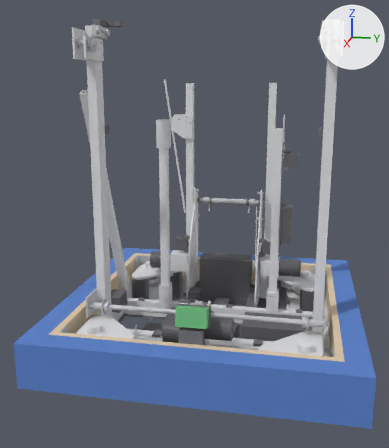
One commit to the glTF model ascope/Robot_ClaudeBot/model.glb: the scene before it, then after it.
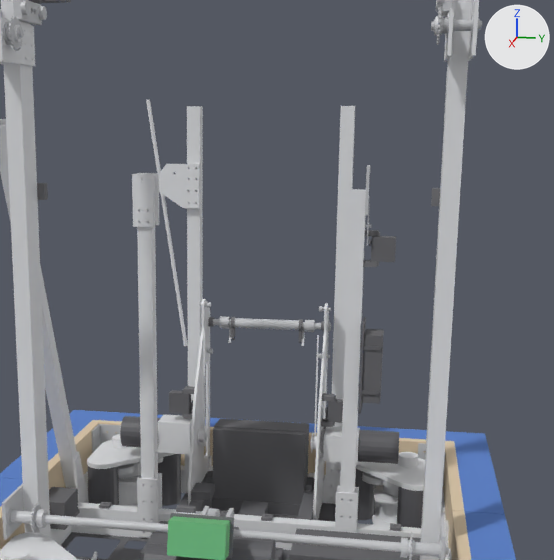
Each version is shown whole from a 50 mm lens placed at (1.577, 0.255, 0.795), pointed at (0.032, -0.054, 0.408), then close up on the part from 22% to 99% of the width and 6% to 73% of the height. Every picture has the same lights, and +X, +Y and +Z are marked at upper right. The last two pictures show the newer version. Vertices at exactly the same position are counted once.

The older version as bpy lines, for what is in view:
```python
me_mesh_0 = bpy.data.meshes.new('Mesh_0')
me_mesh_0.from_pydata(...)  # 59219 vertices, 127181 faces; spans x -0.438..0.438, y -0.438..0.438, z 0.001..0.988
me_mesh_0.materials.append(mat_material_0)  # white #e1edf6
me_mesh_0.materials.append(mat_material_1)  # blue #5981cb
me_mesh_0.materials.append(mat_material_2)  # beige #ddc8aa
me_mesh_0.materials.append(mat_material_3)  # green #6fb386
me_mesh_0.materials.append(mat_material_4)  # dark grey #59595d
me_mesh_0.materials.append(mat_material_5)  # green #6cbc7c
me_mesh_0.materials.append(mat_material_6)  # grey #737376
me_mesh_0.materials.append(mat_material_7)  # dark grey #656569
me_mesh_0.materials.append(mat_material_8)  # light grey #c4c5c8
me_mesh_0.materials.append(mat_material_9)  # white #e2e3e6
ob_mesh_0 = bpy.data.objects.new('Mesh_0', me_mesh_0)
ob_mesh_0.location = (0.0, 0.0, 0.0)
```
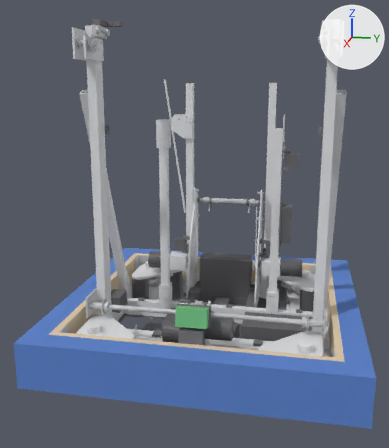
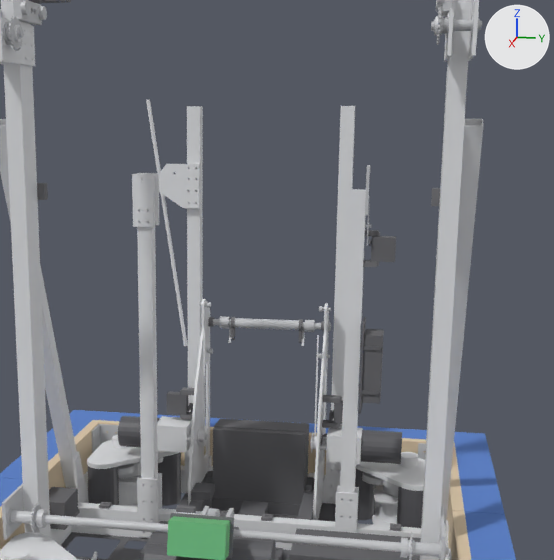
The change, as a list of edits to the scene's bpy script:
```text
Change me_mesh_0:
    used by ob_mesh_0; location = (0.0, 0.0, 0.0)
    remove me_mesh_0.from_pydata(...)  # 59219 vertices, 127181 faces; spans x -0.438..0.438, y -0.438..0.438, z 0.001..0.988
    add me_mesh_0.from_pydata(...)  # 60543 vertices, 130140 faces; spans x -0.438..0.438, y -0.438..0.438, z 0.001..0.988
    me_mesh_0 part 1: the loose piece of 42 vertices spanning x -0.27..-0.21, y 0.192..0.266, z 0.171..0.231 is moved by (0.0, 0.005, 0.0)
    me_mesh_0 part 2: the loose piece of 42 vertices spanning x -0.27..-0.21, y -0.266..-0.192, z 0.171..0.231 is moved by (0.0, -0.005, 0.0)
    me_mesh_0 part 3: the loose piece of 66 vertices spanning x -0.248..-0.227, y 0.129..0.172, z 0.24..0.294 is moved by (-0.021, 0.01, -0.008)
    me_mesh_0 part 4: the loose piece of 84 vertices spanning x -0.227..-0.217, y 0.121..0.129, z 0.178..0.187 is scaled about its middle by (1, 1.67, 1), then moved by (0.007, 0.003, 0.018)
    me_mesh_0 part 5: the loose piece of 8 vertices spanning x -0.271..-0.209, y 0.129..0.192, z 0.175..0.226 is moved by (0.0, 0.005, 0.0)
    me_mesh_0 part 6: a new loose piece, a box spanning x -0.271..-0.209, y -0.197..-0.134, z 0.175..0.226, in mat_material_9 (white #e2e3e6)
    me_mesh_0 part 7: 8 loose pieces with 684 vertices, spanning x -0.296..-0.232, y -0.132..0.132, z 0.186..0.271, are deleted
    me_mesh_0 part 8: 691 vertices removed from x -0.297..-0.214, y -0.192..-0.116, z 0.17..0.297; 1211 vertices added at x -0.29..-0.212, y -0.153..-0.116, z 0.173..0.289
    me_mesh_0 part 9: 683 vertices removed from x -0.297..-0.219, y 0.116..0.144, z 0.18..0.297; 1211 vertices added at x -0.29..-0.212, y 0.116..0.153, z 0.173..0.289
    me_mesh_0 part 10: 868 vertices added at x -0.175..0.139, y 0.325..0.356, z 0.051..0.799
    other edits to the shape of me_mesh_0 do not show in these pictures
```

Where the change shows, as pixel boxes [x1, y1, x2, y2] in the close-ups (554 x 560 px; the box of a moved part takes in the faces that stretch with it):
part 1 of me_mesh_0, moved or reshaped: before [358, 430, 399, 464]; after [361, 430, 402, 464]
part 2 of me_mesh_0, moved or reshaped: before [120, 416, 161, 447]; after [118, 416, 160, 447]
part 3 of me_mesh_0, moved or reshaped: before [327, 395, 343, 426]; after [333, 397, 343, 427]
part 4 of me_mesh_0, moved or reshaped: before [320, 453, 324, 458]; after [320, 445, 327, 450]
part 5 of me_mesh_0, moved or reshaped: before [323, 426, 360, 463]; after [326, 427, 363, 464]
part 6 of me_mesh_0, added: after [157, 416, 192, 453]
part 7 of me_mesh_0, deleted: before [190, 400, 328, 433]
part 8 of me_mesh_0, moved or reshaped: before [158, 340, 206, 491]; after [181, 340, 206, 484]
part 9 of me_mesh_0, moved or reshaped: before [310, 343, 335, 508]; after [310, 343, 340, 495]
part 10 of me_mesh_0, added: after [441, 119, 484, 524]
